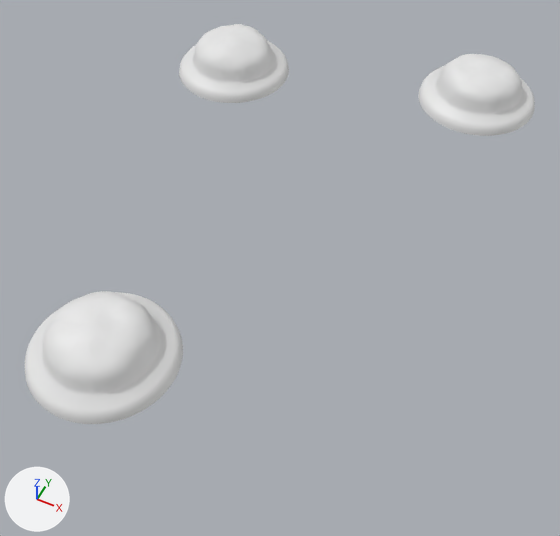
An edit to the Blender file assets/island.blend, drawn before and after from the same camera.
Before and after are seen from a 50 mm lens placed at (3.3, -14.12, 10.22), pointed at (-1.17, -5.18, -0.94). Every picture has the same lights, and +X, +Y and +Z are marked at lower left.
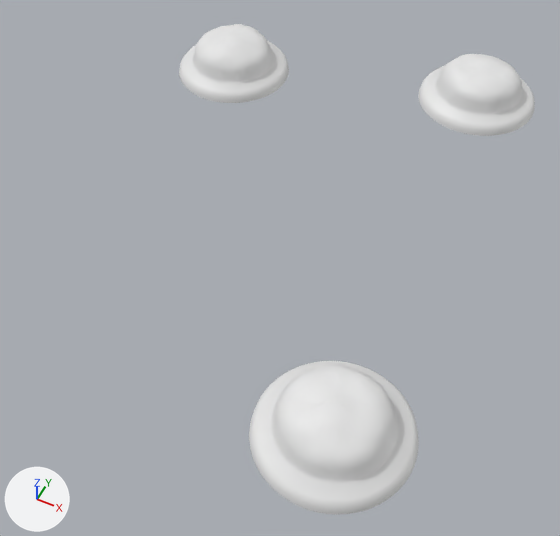
The newer file is also rescaled (x20.44), turned or shifted as a whole; pictures and numbers use the older file's frame.

Edits to the bpy script that builds the scene:
```text
Change me_sphere:
    where me_sphere.from_pydata(...)  # 3075 vertices, 3072 faces; spans x -5.91..2.06, y -10.03..2.04, z -0.25..0.64
    used by ob_sphere; location = (0.0, 0.0, 0.0)
    me_sphere part 1: the loose piece of 1025 vertices spanning x -3.88..-1.32, y -10.03..-7.47, z -0.25..0.64 is moved by (3.95, 0.36, 0.0)
```

Where the change shows, as pixel boxes [x1, y1, x2, y2] in the pictures (560 x 536 px; the box of a moved part takes in the faces that stretch with it):
'Sphere', reshaped (30% narrower, 23% taller): before [25, 24, 535, 424]; after [179, 24, 535, 515]
part 1 of me_sphere, moved or reshaped: before [25, 291, 183, 424]; after [249, 361, 418, 515]
